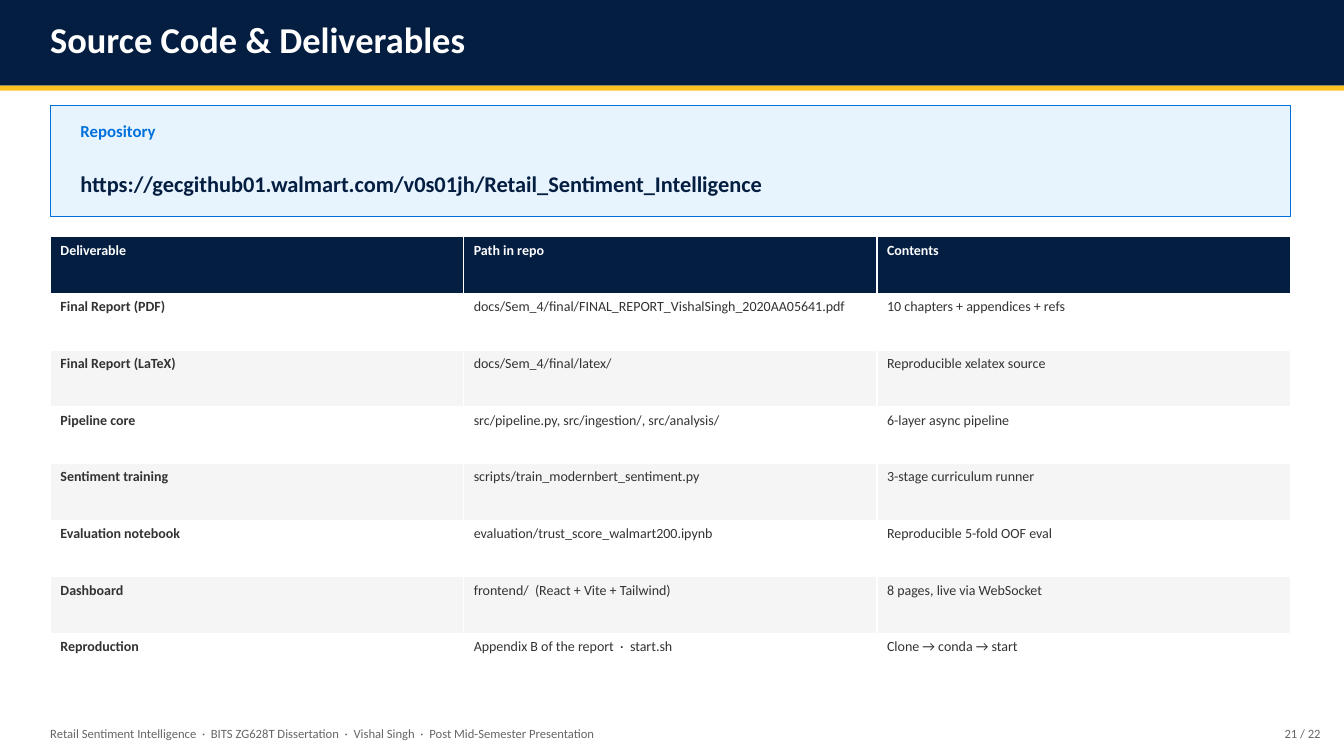
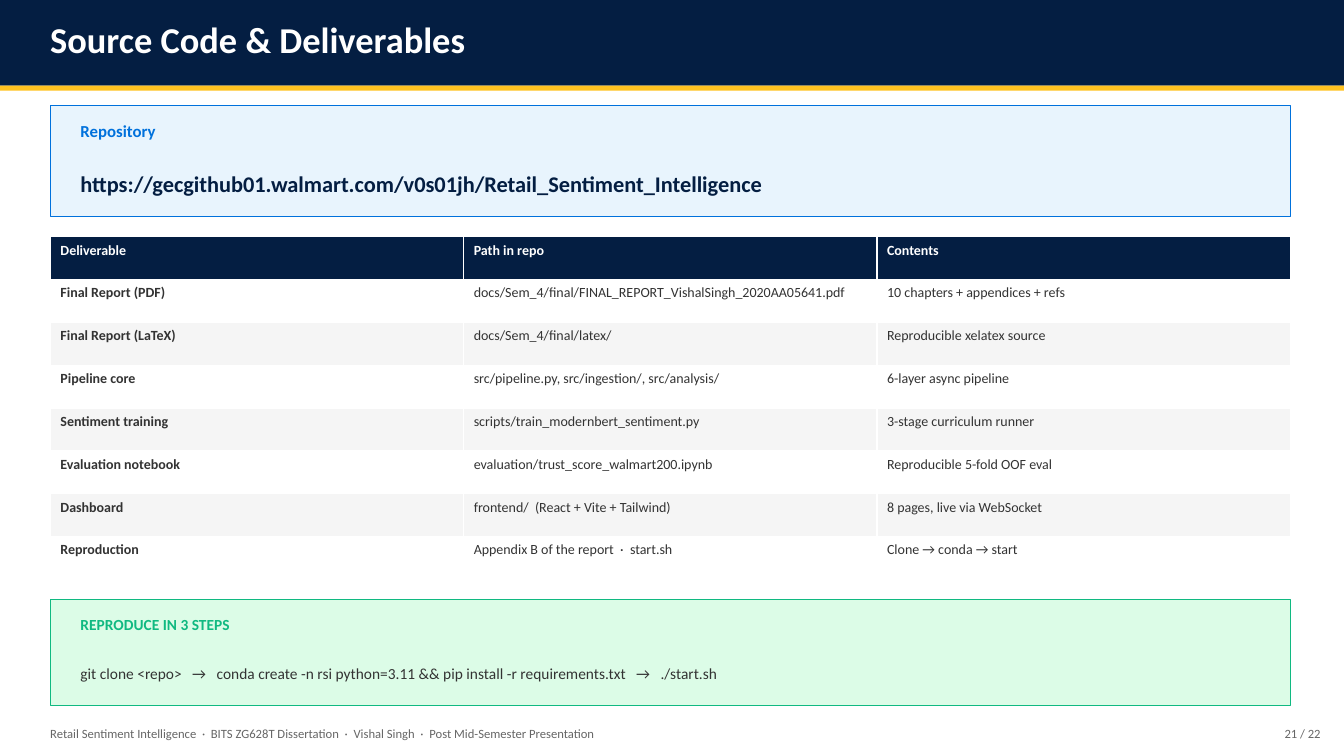
Before and after one commit to vishalvishal099/Retail-Sentiment-Intelligence, a slide deck: slide 21 of docs/Sem_4/FINAL_PRESENTATION_VishalSingh_2020AA05641.pptx. Drawn at 1344x756 pixels with LibreOffice and Linux fonts; fonts in the diff are those of the drawing. Boxes give left, top, right and bottom in pixels: in the first picture for what was removed or moved away, otherwise in the second. Text is boxed around its words. In the diff, an @@ line names an element or a change of style, - is before the commit and + after.

```diff
--- a/docs/Sem_4/FINAL_PRESENTATION_VishalSingh_2020AA05641.pptx
+++ b/docs/Sem_4/FINAL_PRESENTATION_VishalSingh_2020AA05641.pptx
@@ table: place and size @@
-table at [50, 237, 1291, 691]
+table at [50, 237, 1291, 580]
@@ rectangle added at [50, 600, 1291, 706], fill #DCFCE7, outline #10B981 0.75 pt @@
@@ text added at [80, 620, 230, 630], 11 pt, text #10B981, bold @@
+REPRODUCE IN 3 STEPS
@@ text added at [80, 668, 717, 682], 11 pt, text #333333 @@
+git clone <repo> → conda create -n rsi python=3.11 && pip install -r requirements.txt → ./start.sh
```
Also in this commit, not shown: 15 other slides changed, 2 other files.
